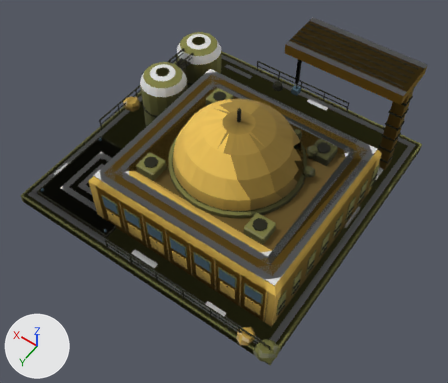
An edit to the glTF model assets/set_v5/meridian_construction_center_damaged.glb, drawn before and after from the same camera.
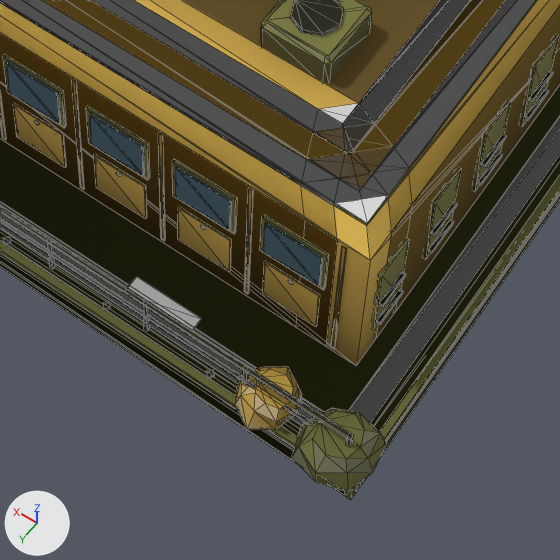
The first picture shows the older version from a 50 mm camera at (-11.8, 16.9, 25.0) aimed at (-1.2, 2.1, 1.7). The close-ups show the older and then the newer version on the part from 38% to 74% of the width and 58% to 100% of the height of that picture. Only the edits that show in the close-ups are written down. Lighting does not change. The marker at lower left points along +X, +Y and +Z. The close-ups show mesh edges as thin lines. Vertices at exactly the same position are counted once.

Objects in the first close-up: 'body', 'body.001', 'body.002'.
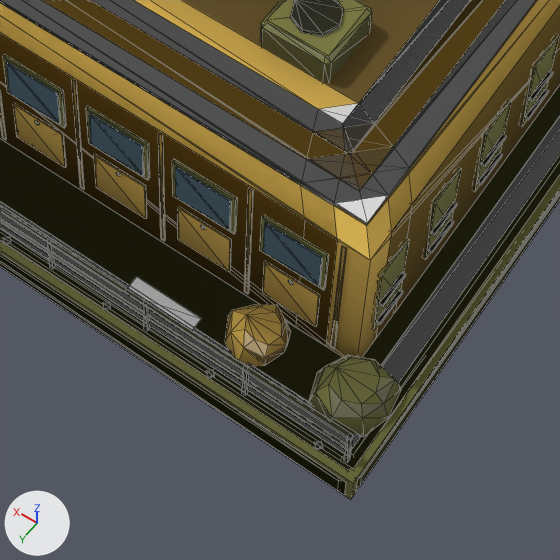
Location of each change, (x1, y1, x2, y2) in pixels of the close-ups (560 x 560 px; the box of a moved part takes in the faces that stretch with it):
part 1 of me_mesh_1, moved or reshaped: before (235, 367, 302, 430); after (225, 304, 291, 366)
part 2 of me_mesh_1, moved or reshaped: before (291, 408, 387, 492); after (308, 355, 401, 437)

Diff of the bpy script that builds the scene:
```diff
--- a/assets/set_v5/meridian_construction_center_damaged.glb.py
+++ b/assets/set_v5/meridian_construction_center_damaged.glb.py
@@ me_mesh_1 @@
 # used by ob_body_001; parent = ob_meridian_construction_center_damaged_lod1; location = (0.0, 0.0, 0.0)
-me_mesh_1.from_pydata(...)  # 644 vertices, 1067 faces; spans x -7.5..7.5, y -7.4..7.7, z 0.0..7.0
+me_mesh_1.from_pydata(...)  # 644 vertices, 1067 faces; spans x -7.4..7.4, y -7.4..7.4, z 0.0..7.0
+# me_mesh_1 part 1: the loose piece of 24 vertices spanning x -6.4..-5.5, y 6.7..7.6, z 0.5..0.9 is moved by (0.6, -0.6, 0.0)
+# me_mesh_1 part 2: the loose piece of 24 vertices spanning x -7.5..-6.5, y 6.7..7.7, z 0.5..1.0 is moved by (0.2, -0.7, 0.0)
+# other edits to the shape of me_mesh_1 do not show in these pictures
 me_mesh_1.materials.append(mat_paint)
```
